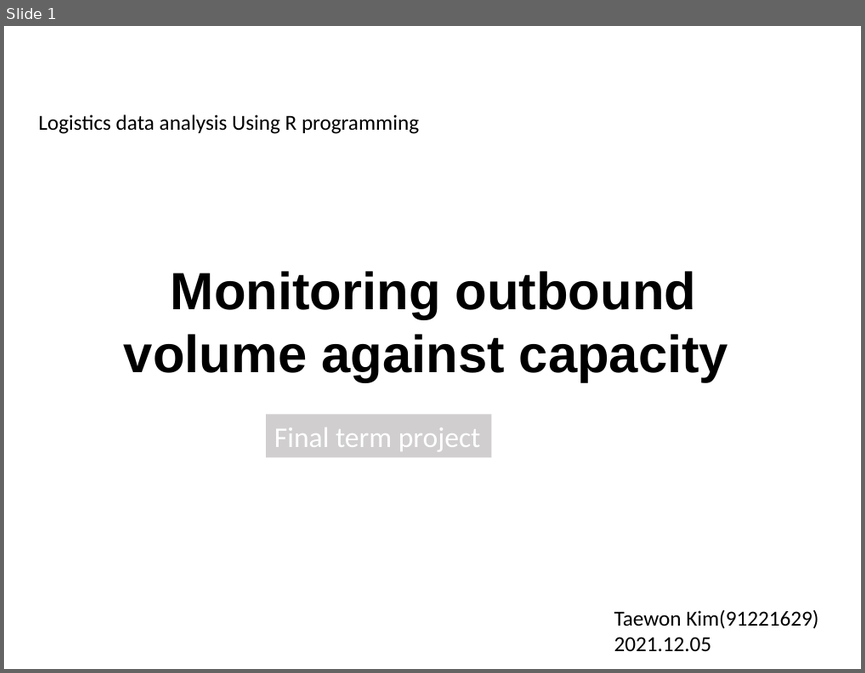
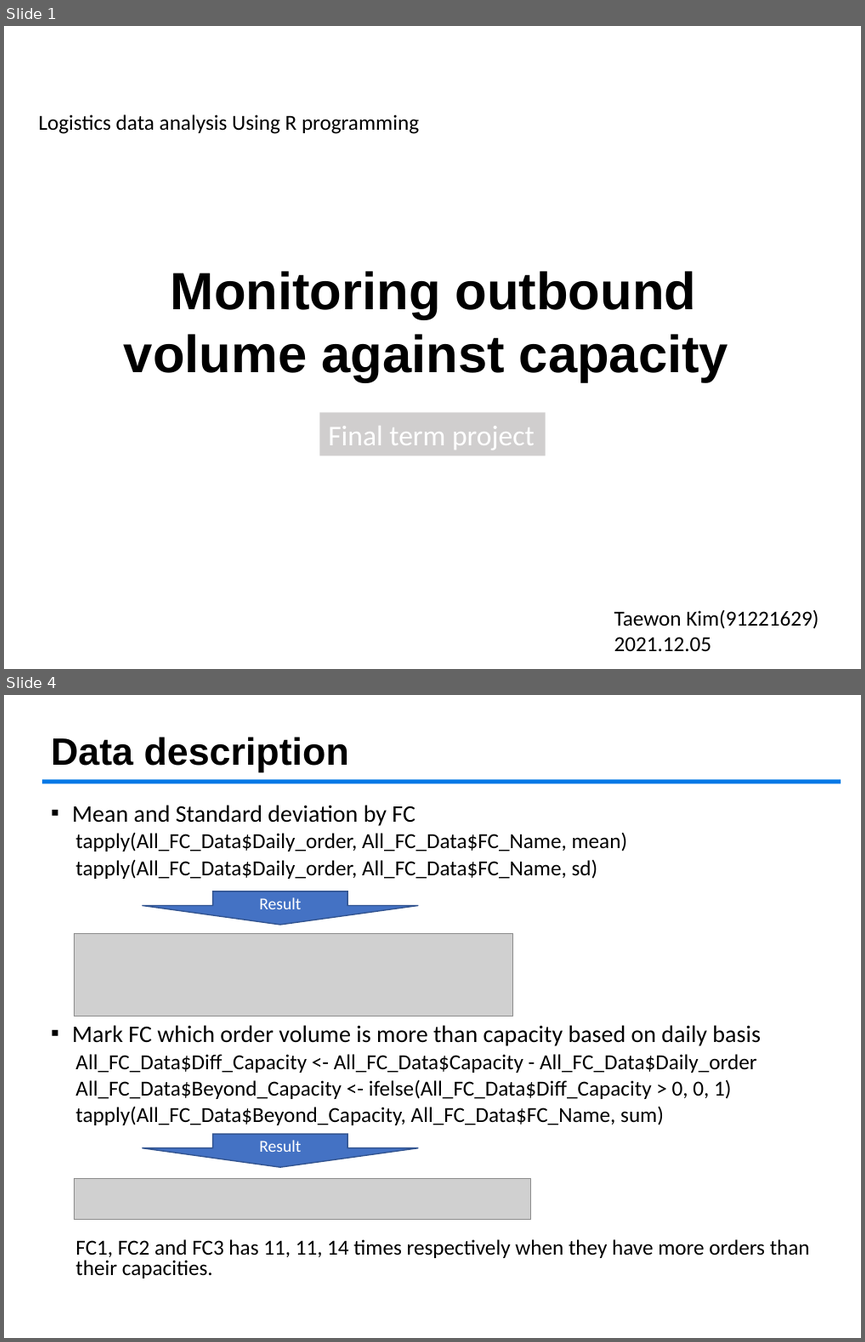
Before and after one commit to TaewinKorea/Final_project, a slide deck: Final term project_Taewon Kim(91221629)_20211205.pptx. Shown one above the other, each under a label of ours: slide 1 before the commit, slides 1 and 4 after it; the slides between them are not shown. The pictures are 865x673 and 865x1342 pixels, drawn with LibreOffice and Linux fonts; fonts in the diff are those of the drawing; grey boxes stand for pictures; background and template pictures are left out. Boxes give left, top, right and bottom in pixels: in the first picture for what was removed or moved away, otherwise in the second. Text is boxed around its words. In the diff, an @@ line names an element or a change of style, - is before the commit and + after.

```diff
--- a/Final term project_Taewon Kim(91221629)_20211205.pptx
+++ b/Final term project_Taewon Kim(91221629)_20211205.pptx
@@ slide 4 added at (x1=4, y1=695, x2=861, y2=1338), background #FFFFFF @@
@@ title added at (x1=51, y1=737, x2=349, y2=772), 32 pt, text #000000, bold @@
+Data description
@@ rectangle added at (x1=42, y1=780, x2=841, y2=784), fill #0478E6 @@
@@ text added at (x1=72, y1=805, x2=810, y2=1278), 18 pt, text #000000 @@
+▪ Mean and Standard deviation by FC
+  tapply(All_FC_Data$Daily_order, All_FC_Data$FC_Name, mean)
+  tapply(All_FC_Data$Daily_order, All_FC_Data$FC_Name, sd)
+▪ Mark FC which order volume is more than capacity based on daily basis
+  All_FC_Data$Diff_Capacity <- All_FC_Data$Capacity - All_FC_Data$Daily_order
+  All_FC_Data$Beyond_Capacity <- ifelse(All_FC_Data$Diff_Capacity > 0, 0, 1)
+  tapply(All_FC_Data$Beyond_Capacity, All_FC_Data$FC_Name, sum)
+  FC1, FC2 and FC3 has 11, 11, 14 times respectively when they have more orders than their capacities.
@@ down arrow added at (x1=142, y1=891, x2=418, y2=925), fill #4472C4, outline #325491 1 pt, 14 pt, text #FFFFFF @@
+Result
@@ picture added at (x1=75, y1=933, x2=514, y2=1016) @@
@@ down arrow added at (x1=142, y1=1134, x2=418, y2=1167), fill #4472C4, outline #325491 1 pt, 14 pt, text #FFFFFF @@
+Result
@@ picture added at (x1=75, y1=1179, x2=531, y2=1219) @@
@@ slide 1 changed as well @@
@@ rectangle "Final term project" moved from (x1=266, y1=414, x2=492, y2=457) to (x1=319, y1=413, x2=545, y2=455) @@
```
Also in this commit, not shown: 2 other slides changed, 3 other slides added, 1 slide removed, 2 other files.
